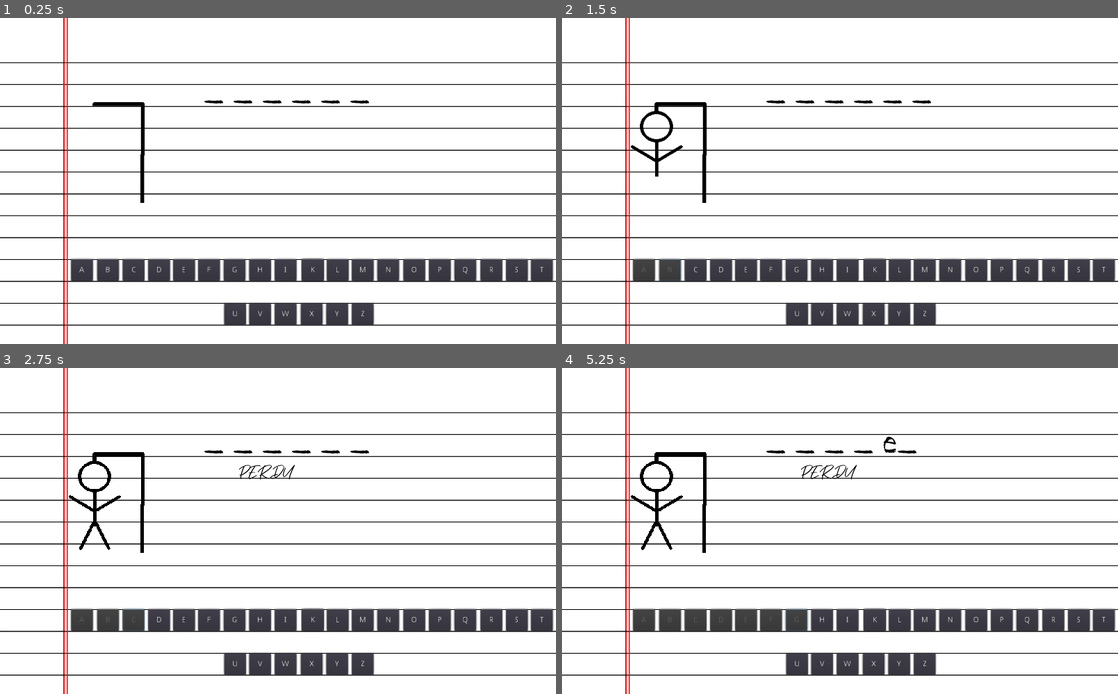
Above: before the commit, frames 1-4 (two rows, left to right).
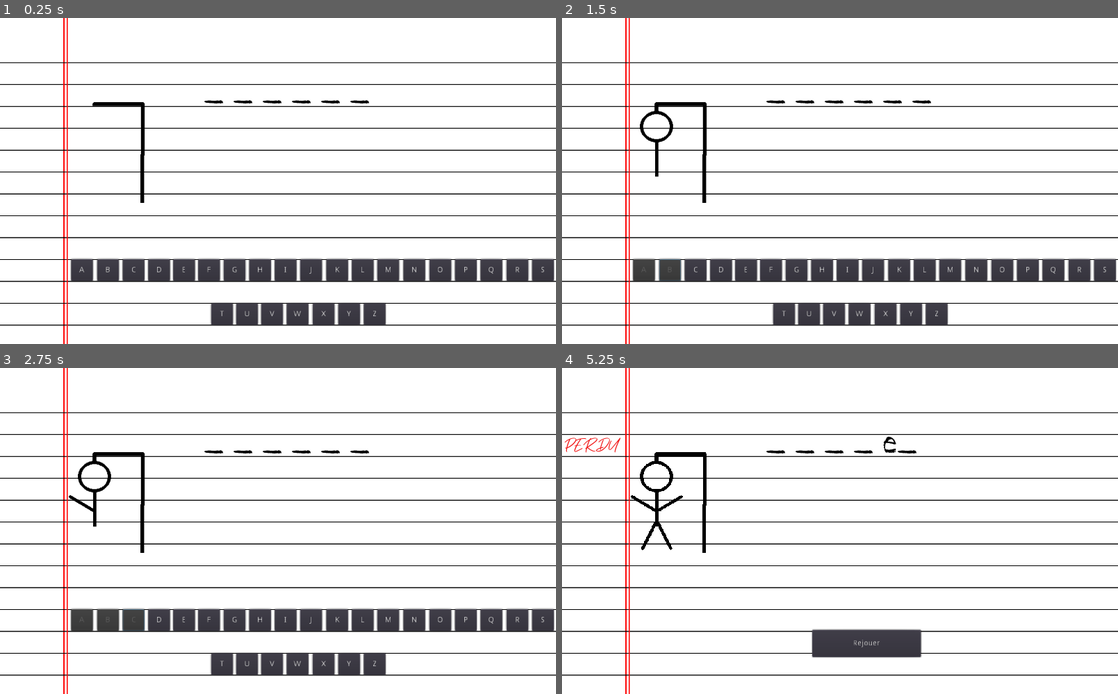
Above: after the commit, the same moments.

Repository: Jelared/Project-Jeu_du_Pendu
Game: Godot game, scene res://scenes/Main.tscn
Same seed, same stepped clock (60 frames per second), same inputs: the game is played once before the commit and once after it.
Inputs:
- Up to frame 1 (0.25 s): no input
- Up to frame 2 (1.5 s): click "A" at 0.5 s; click "B" at 1.25 s
- Up to frame 3 (2.75 s): click "C" at 2 s
- Up to frame 4 (5.25 s): click "D" at 2.75 s; click "E" at 3.5 s; click "F" at 4.25 s; click "G" at 5 s

The runs differ from the first frame. In frame 1, 1.3% of the frame differs, in the area x 37-100%, y 73-95%; in frame 2, 1.4%; in frame 3, 1.8%; in frame 4, 8.8%, in the area x 0-100%, y 21-95%.
Error before the commit: Invalid get index 'text' (on base: 'null instance'). (res://scripts/Main.gd:36)

Commit message:
update 23-09-2022
Lettres au clavier

Diff:
--- a/scenes/Main.tscn
+++ b/scenes/Main.tscn
@@ -22,6 +22,162 @@
 size = 40
 font_data = SubResource( 2 )
 
+[sub_resource type="InputEventKey" id=5]
+scancode = 65
+
+[sub_resource type="ShortCut" id=6]
+shortcut = SubResource( 5 )
+
+[sub_resource type="InputEventKey" id=7]
+scancode = 66
+
+[sub_resource type="ShortCut" id=8]
+shortcut = SubResource( 7 )
+
+[sub_resource type="InputEventKey" id=9]
+scancode = 67
+
+[sub_resource type="ShortCut" id=10]
+shortcut = SubResource( 9 )
+
+[sub_resource type="InputEventKey" id=11]
+scancode = 68
+
+[sub_resource type="ShortCut" id=12]
+shortcut = SubResource( 11 )
+
+[sub_resource type="InputEventKey" id=13]
+scancode = 69
+
+[sub_resource type="ShortCut" id=14]
+shortcut = SubResource( 13 )
+
+[sub_resource type="InputEventKey" id=15]
+scancode = 70
+
+[sub_resource type="ShortCut" id=16]
+shortcut = SubResource( 15 )
+
+[sub_resource type="InputEventKey" id=17]
+scancode = 71
+
+[sub_resource type="ShortCut" id=18]
+shortcut = SubResource( 17 )
+
+[sub_resource type="InputEventKey" id=19]
+scancode = 72
+
+[sub_resource type="ShortCut" id=20]
+shortcut = SubResource( 19 )
+
+[sub_resource type="InputEventKey" id=21]
+scancode = 73
+
+[sub_resource type="ShortCut" id=22]
+shortcut = SubResource( 21 )
+
+[sub_resource type="InputEventKey" id=23]
+scancode = 74
+
+[sub_resource type="ShortCut" id=24]
+shortcut = SubResource( 23 )
+
+[sub_resource type="InputEventKey" id=25]
+scancode = 75
+
+[sub_resource type="ShortCut" id=26]
+shortcut = SubResource( 25 )
+
+[sub_resource type="InputEventKey" id=27]
+scancode = 76
+
+[sub_resource type="ShortCut" id=28]
+shortcut = SubResource( 27 )
+
+[sub_resource type="InputEventKey" id=29]
+scancode = 77
+
+[sub_resource type="ShortCut" id=30]
+shortcut = SubResource( 29 )
+
+[sub_resource type="InputEventKey" id=31]
+scancode = 78
+
+[sub_resource type="ShortCut" id=32]
+shortcut = SubResource( 31 )
+
+[sub_resource type="InputEventKey" id=33]
+scancode = 79
+
+[sub_resource type="ShortCut" id=34]
+shortcut = SubResource( 33 )
+
+[sub_resource type="InputEventKey" id=35]
+scancode = 80
+
+[sub_resource type="ShortCut" id=36]
+shortcut = SubResource( 35 )
+
+[sub_resource type="InputEventKey" id=37]
+scancode = 81
+
+[sub_resource type="ShortCut" id=38]
+shortcut = SubResource( 37 )
+
+[sub_resource type="InputEventKey" id=39]
+scancode = 82
+
+[sub_resource type="ShortCut" id=40]
+shortcut = SubResource( 39 )
+
+[sub_resource type="InputEventKey" id=41]
+scancode = 83
+
+[sub_resource type="ShortCut" id=42]
+shortcut = SubResource( 41 )
+
+[sub_resource type="InputEventKey" id=43]
+scancode = 84
+
+[sub_resource type="ShortCut" id=44]
+shortcut = SubResource( 43 )
+
+[sub_resource type="InputEventKey" id=45]
+scancode = 85
+
+[sub_resource type="ShortCut" id=46]
+shortcut = SubResource( 45 )
+
+[sub_resource type="InputEventKey" id=47]
+scancode = 86
+
+[sub_resource type="ShortCut" id=48]
+shortcut = SubResource( 47 )
+
+[sub_resource type="InputEventKey" id=49]
+scancode = 87
+
+[sub_resource type="ShortCut" id=50]
+shortcut = SubResource( 49 )
+
+[sub_resource type="InputEventKey" id=51]
+scancode = 88
+
+[sub_resource type="ShortCut" id=52]
+shortcut = SubResource( 51 )
+
+[sub_resource type="InputEventKey" id=53]
+scancode = 89
+
+[sub_resource type="ShortCut" id=54]
+shortcut = SubResource( 53 )
+
+[sub_resource type="InputEventKey" id=55]
+scancode = 90
+
+[sub_resource type="ShortCut" id=56]
+shortcut = SubResource( 55 )
+
 [sub_resource type="SpriteFrames" id=1]
 animations = [ {
 "frames": [ ExtResource( 10 ), ExtResource( 3 ), ExtResource( 7 ), ExtResource( 6 ), ExtResource( 8 ), ExtResource( 9 ), ExtResource( 4 ) ],
@@ -56,284 +212,294 @@
 custom_fonts/normal_font = SubResource( 3 )
 bbcode_enabled = true
 
-[node name="Button_A" type="Button" parent="."]
+[node name="Container" type="Container" parent="."]
+margin_right = 40.0
+margin_bottom = 40.0
+
+[node name="Button_A" type="Button" parent="Container"]
 margin_left = 131.0
 margin_top = 442.0
 margin_right = 171.0
 margin_bottom = 482.0
 shortcut_in_tooltip = false
+shortcut = SubResource( 6 )
 group = ExtResource( 2 )
 text = "A"
-icon_align = 1
-
-[node name="Button_B" type="Button" parent="."]
+__meta__ = {
+"_edit_use_anchors_": false
+}
+
+[node name="Button_B" type="Button" parent="Container"]
 margin_left = 179.0
 margin_top = 442.0
 margin_right = 219.0
 margin_bottom = 482.0
 shortcut_in_tooltip = false
+shortcut = SubResource( 8 )
 group = ExtResource( 2 )
 text = "B"
-icon_align = 1
-
-[node name="Button_C" type="Button" parent="."]
+
+[node name="Button_C" type="Button" parent="Container"]
 margin_left = 226.0
 margin_top = 442.0
 margin_right = 266.0
 margin_bottom = 482.0
 shortcut_in_tooltip = false
+shortcut = SubResource( 10 )
 group = ExtResource( 2 )
 text = "C"
-icon_align = 1
-
-[node name="Button_D" type="Button" parent="."]
+
+[node name="Button_D" type="Button" parent="Container"]
 margin_left = 273.0
 margin_top = 442.0
 margin_right = 313.0
 margin_bottom = 482.0
 shortcut_in_tooltip = false
+shortcut = SubResource( 12 )
 group = ExtResource( 2 )
 text = "D"
-icon_align = 1
-
-[node name="Button_E" type="Button" parent="."]
+
+[node name="Button_E" type="Button" parent="Container"]
 margin_left = 319.0
 margin_top = 442.0
 margin_right = 359.0
 margin_bottom = 482.0
 shortcut_in_tooltip = false
+shortcut = SubResource( 14 )
 group = ExtResource( 2 )
 text = "E"
-icon_align = 1
-
-[node name="Button_F" type="Button" parent="."]
+
+[node name="Button_F" type="Button" parent="Container"]
 margin_left = 365.0
 margin_top = 442.0
 margin_right = 405.0
 margin_bottom = 482.0
 shortcut_in_tooltip = false
+shortcut = SubResource( 16 )
 group = ExtResource( 2 )
 text = "F"
-icon_align = 1
-
-[node name="Button_G" type="Button" parent="."]
+
+[node name="Button_G" type="Button" parent="Container"]
 margin_left = 412.0
 margin_top = 442.0
 margin_right = 452.0
 margin_bottom = 482.0
 shortcut_in_tooltip = false
+shortcut = SubResource( 18 )
 group = ExtResource( 2 )
 text = "G"
-icon_align = 1
-
-[node name="Button_H" type="Button" parent="."]
+
+[node name="Button_H" type="Button" parent="Container"]
 margin_left = 459.0
 margin_top = 442.0
 margin_right = 499.0
 margin_bottom = 482.0
 shortcut_in_tooltip = false
+shortcut = SubResource( 20 )
 group = ExtResource( 2 )
 text = "H"
-icon_align = 1
-
-[node name="Button_I" type="Button" parent="."]
+
+[node name="Button_I" type="Button" parent="Container"]
 margin_left = 506.0
 margin_top = 442.0
 margin_right = 546.0
 margin_bottom = 482.0
 shortcut_in_tooltip = false
+shortcut = SubResource( 22 )
 group = ExtResource( 2 )
 text = "I"
-icon_align = 1
-
-[node name="Button_J" type="Button" parent="."]
-margin_left = 556.0
-margin_top = 442.0
-margin_right = 596.0
-margin_bottom = 482.0
-shortcut_in_tooltip = false
+
+[node name="Button_J" type="Button" parent="Container"]
+margin_left = 553.0
+margin_top = 442.0
+margin_right = 593.0
+margin_bottom = 482.0
+shortcut_in_tooltip = false
+shortcut = SubResource( 24 )
 group = ExtResource( 2 )
 text = "J"
-icon_align = 1
-
-[node name="Button_K" type="Button" parent="."]
-margin_left = 556.0
-margin_top = 442.0
-margin_right = 596.0
-margin_bottom = 482.0
-shortcut_in_tooltip = false
+
+[node name="Button_K" type="Button" parent="Container"]
+margin_left = 601.0
+margin_top = 442.0
+margin_right = 641.0
+margin_bottom = 482.0
+shortcut_in_tooltip = false
+shortcut = SubResource( 26 )
 group = ExtResource( 2 )
 text = "K"
-icon_align = 1
-
-[node name="Button_L" type="Button" parent="."]
-margin_left = 602.0
-margin_top = 442.0
-margin_right = 642.0
-margin_bottom = 482.0
-shortcut_in_tooltip = false
+
+[node name="Button_L" type="Button" parent="Container"]
+margin_left = 648.0
+margin_top = 442.0
+margin_right = 688.0
+margin_bottom = 482.0
+shortcut_in_tooltip = false
+shortcut = SubResource( 28 )
 group = ExtResource( 2 )
 text = "L"
-icon_align = 1
-
-[node name="Button_M" type="Button" parent="."]
-margin_left = 648.0
-margin_top = 442.0
-margin_right = 688.0
-margin_bottom = 482.0
-shortcut_in_tooltip = false
+
+[node name="Button_M" type="Button" parent="Container"]
+margin_left = 695.0
+margin_top = 442.0
+margin_right = 735.0
+margin_bottom = 482.0
+shortcut_in_tooltip = false
+shortcut = SubResource( 30 )
 group = ExtResource( 2 )
 text = "M"
-icon_align = 1
-
-[node name="Button_N" type="Button" parent="."]
-margin_left = 695.0
-margin_top = 442.0
-margin_right = 735.0
-margin_bottom = 482.0
-shortcut_in_tooltip = false
+
+[node name="Button_N" type="Button" parent="Container"]
+margin_left = 743.0
+margin_top = 442.0
+margin_right = 783.0
+margin_bottom = 482.0
+shortcut_in_tooltip = false
+shortcut = SubResource( 32 )
 group = ExtResource( 2 )
 text = "N"
-icon_align = 1
-
-[node name="Button_O" type="Button" parent="."]
-margin_left = 743.0
-margin_top = 442.0
-margin_right = 783.0
-margin_bottom = 482.0
-shortcut_in_tooltip = false
+
+[node name="Button_O" type="Button" parent="Container"]
+margin_left = 791.0
+margin_top = 442.0
+margin_right = 831.0
+margin_bottom = 482.0
+shortcut_in_tooltip = false
+shortcut = SubResource( 34 )
 group = ExtResource( 2 )
 text = "O"
-icon_align = 1
-
-[node name="Button_P" type="Button" parent="."]
-margin_left = 790.0
-margin_top = 442.0
-margin_right = 830.0
-margin_bottom = 482.0
-shortcut_in_tooltip = false
+
+[node name="Button_P" type="Button" parent="Container"]
+margin_left = 838.0
+margin_top = 442.0
+margin_right = 878.0
+margin_bottom = 482.0
+shortcut_in_tooltip = false
+shortcut = SubResource( 36 )
 group = ExtResource( 2 )
 text = "P"
-icon_align = 1
-
-[node name="Button_Q" type="Button" parent="."]
-margin_left = 837.0
-margin_top = 442.0
-margin_right = 877.0
-margin_bottom = 482.0
-shortcut_in_tooltip = false
+
+[node name="Button_Q" type="Button" parent="Container"]
+margin_left = 885.0
+margin_top = 442.0
+margin_right = 925.0
+margin_bottom = 482.0
+shortcut_in_tooltip = false
+shortcut = SubResource( 38 )
 group = ExtResource( 2 )
 text = "Q"
-icon_align = 1
-
-[node name="Button_R" type="Button" parent="."]
-margin_left = 885.0
-margin_top = 442.0
-margin_right = 925.0
-margin_bottom = 482.0
-shortcut_in_tooltip = false
+
+[node name="Button_R" type="Button" parent="Container"]
+margin_left = 933.0
+margin_top = 442.0
+margin_right = 973.0
+margin_bottom = 482.0
+shortcut_in_tooltip = false
+shortcut = SubResource( 40 )
 group = ExtResource( 2 )
 text = "R"
-icon_align = 1
-
-[node name="Button S" type="Button" parent="."]
-margin_left = 932.0
-margin_top = 442.0
-margin_right = 972.0
-margin_bottom = 482.0
-shortcut_in_tooltip = false
+
+[node name="Button S" type="Button" parent="Container"]
+margin_left = 980.0
+margin_top = 442.0
+margin_right = 1020.0
+margin_bottom = 482.0
+shortcut_in_tooltip = false
+shortcut = SubResource( 42 )
 group = ExtResource( 2 )
 text = "S"
-icon_align = 1
-
-[node name="Button T" type="Button" parent="."]
-margin_left = 978.0
-margin_top = 442.0
-margin_right = 1018.0
-margin_bottom = 482.0
-shortcut_in_tooltip = false
+
+[node name="Button T" type="Button" parent="Container"]
+margin_left = 389.0
+margin_top = 523.0
+margin_right = 429.0
+margin_bottom = 563.0
+shortcut_in_tooltip = false
+shortcut = SubResource( 44 )
 group = ExtResource( 2 )
 text = "T"
-icon_align = 1
-
-[node name="Button U" type="Button" parent="."]
-margin_left = 413.0
-margin_top = 523.0
-margin_right = 453.0
-margin_bottom = 563.0
-shortcut_in_tooltip = false
+
+[node name="Button U" type="Button" parent="Container"]
+margin_left = 435.0
+margin_top = 523.0
+margin_right = 475.0
+margin_bottom = 563.0
+shortcut_in_tooltip = false
+shortcut = SubResource( 46 )
 group = ExtResource( 2 )
 text = "U"
-icon_align = 1
-
-[node name="Button V" type="Button" parent="."]
-margin_left = 459.0
-margin_top = 523.0
-margin_right = 499.0
-margin_bottom = 563.0
-shortcut_in_tooltip = false
+
+[node name="Button V" type="Button" parent="Container"]
+margin_left = 481.0
+margin_top = 523.0
+margin_right = 521.0
+margin_bottom = 563.0
+shortcut_in_tooltip = false
+shortcut = SubResource( 48 )
 group = ExtResource( 2 )
 text = "V"
-icon_align = 1
-
-[node name="Button W" type="Button" parent="."]
-margin_left = 506.0
-margin_top = 523.0
-margin_right = 546.0
-margin_bottom = 563.0
-shortcut_in_tooltip = false
+
+[node name="Button W" type="Button" parent="Container"]
+margin_left = 528.0
+margin_top = 523.0
+margin_right = 568.0
+margin_bottom = 563.0
+shortcut_in_tooltip = false
+shortcut = SubResource( 50 )
 group = ExtResource( 2 )
 text = "W"
-icon_align = 1
-
-[node name="Button X" type="Button" parent="."]
-margin_left = 554.0
-margin_top = 523.0
-margin_right = 594.0
-margin_bottom = 563.0
-shortcut_in_tooltip = false
+
+[node name="Button X" type="Button" parent="Container"]
+margin_left = 576.0
+margin_top = 523.0
+margin_right = 616.0
+margin_bottom = 563.0
+shortcut_in_tooltip = false
+shortcut = SubResource( 52 )
 group = ExtResource( 2 )
 text = "X"
-icon_align = 1
-
-[node name="Button Y" type="Button" parent="."]
-margin_left = 601.0
-margin_top = 523.0
-margin_right = 641.0
-margin_bottom = 563.0
-shortcut_in_tooltip = false
+
+[node name="Button Y" type="Button" parent="Container"]
+margin_left = 623.0
+margin_top = 523.0
+margin_right = 663.0
+margin_bottom = 563.0
+shortcut_in_tooltip = false
+shortcut = SubResource( 54 )
 group = ExtResource( 2 )
 text = "Y"
-icon_align = 1
-
-[node name="Button Z" type="Button" parent="."]
-margin_left = 648.0
-margin_top = 523.0
-margin_right = 688.0
-margin_bottom = 563.0
-shortcut_in_tooltip = false
+
+[node name="Button Z" type="Button" parent="Container"]
+margin_left = 670.0
+margin_top = 523.0
+margin_right = 710.0
+margin_bottom = 563.0
+shortcut_in_tooltip = false
+shortcut = SubResource( 56 )
 group = ExtResource( 2 )
 text = "Z"
-icon_align = 1
 
 [node name="Pendu" type="AnimatedSprite" parent="."]
 position = Vector2( 200, 230 )
 frames = SubResource( 1 )
 
 [node name="Gameover" type="RichTextLabel" parent="."]
-margin_left = 440.0
-margin_top = 174.0
-margin_right = 568.0
-margin_bottom = 214.0
-custom_colors/default_color = Color( 0, 0, 0, 1 )
+margin_left = 5.0
+margin_top = 124.0
+margin_right = 133.0
+margin_bottom = 164.0
+custom_colors/default_color = Color( 0.94902, 0.0941176, 0.0941176, 1 )
 custom_fonts/normal_font = SubResource( 4 )
+__meta__ = {
+"_edit_use_anchors_": false
+}
 
 [node name="Win" type="RichTextLabel" parent="."]
 margin_left = 5.0
 margin_top = 124.0
 margin_right = 133.0
 margin_bottom = 164.0
-custom_colors/default_color = Color( 0.952941, 0.0627451, 0.0627451, 1 )
+custom_colors/default_color = Color( 0.176471, 0.65098, 0.113725, 1 )
 custom_fonts/normal_font = SubResource( 4 )
 
 [node name="Timer" type="RichTextLabel" parent="."]
--- /dev/null
+++ b/scenes/Menu.tscn
@@ -0,0 +1,33 @@
+[gd_scene load_steps=2 format=2]
+
+[ext_resource path="res://Sprites/Page.png" type="Texture" id=1]
+
+[node name="Menu" type="Control"]
+__meta__ = {
+"_edit_use_anchors_": false
+}
+
+[node name="Page" type="Sprite" parent="."]
+position = Vector2( 546, 662 )
+scale = Vector2( 0.5, 0.5 )
+texture = ExtResource( 1 )
+
+[node name="classique" type="Button" parent="."]
+margin_left = 402.0
+margin_top = 158.0
+margin_right = 681.0
+margin_bottom = 222.0
+text = "Partie classique"
+__meta__ = {
+"_edit_use_anchors_": false
+}
+
+[node name="points" type="Button" parent="."]
+margin_left = 402.0
+margin_top = 245.0
+margin_right = 681.0
+margin_bottom = 309.0
+text = "Partie aux points"
+__meta__ = {
+"_edit_use_anchors_": false
+}
--- a/scripts/Main.gd
+++ b/scripts/Main.gd
@@ -25,7 +25,7 @@
 func _process(delta):
 	pass
 
-##Lettres avec boutons : L'appuie sur un bouton envoie un signal
+##Lettres avec boutons ou clavier (grâce au raccourcie dans les bouttons) : L'appuie sur un bouton envoie un signal
 func bouttons():
 	for button in groupe_clavier.get_buttons():
 		button.connect("pressed",self,"lettre")
@@ -37,15 +37,7 @@
 	groupe_clavier.get_pressed_button().disabled = true
 	print(lettre_clavier)
 	test()
-
-##Lettres au clavier
-func _input(event):
-	if event.is_pressed():
-		var lettre_clavier = event.as_text().to_lower()
-		print(lettre_clavier)
-		lettre()
-		test()
-
+#
 
 #Choix d'un mot dans une liste  : aléatoire randi(), entre %, 0 et le nombre total de mot dans la liste size()
 func choix_mot():
@@ -116,7 +108,7 @@
 
 #Bouton de relance du jeux
 func Brejouer():
-	$HBoxContainer.visible = false #dispartion des boutons des lettres
+	$Container.visible = false #dispartion des boutons des lettres
 	var buttonR = Button.new()
 	buttonR.text = "Rejouer"
 	buttonR.anchor_left = 0.45
Not shown: 1 places in scenes/Main.tscn that only renumber resources
